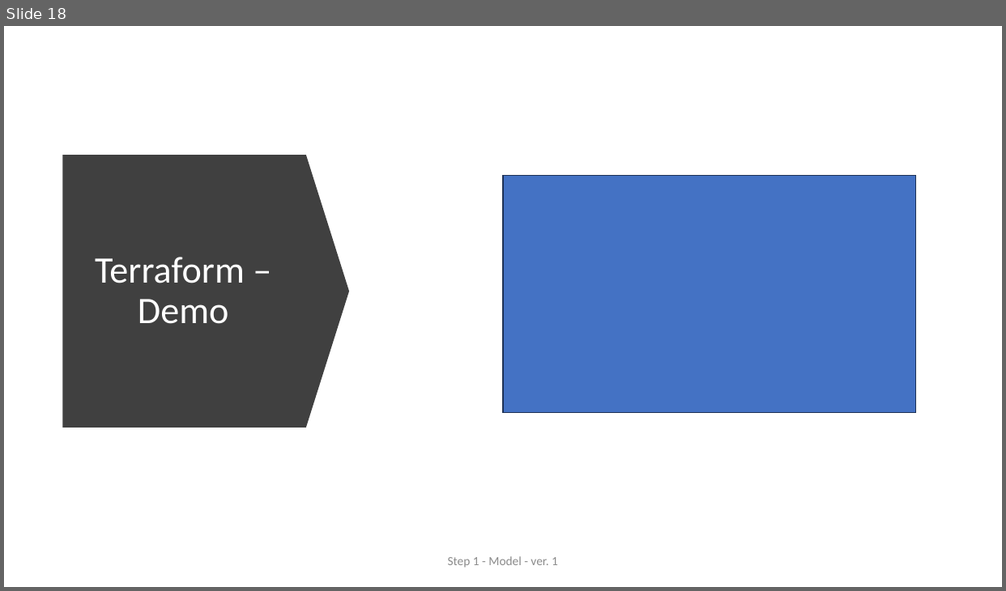
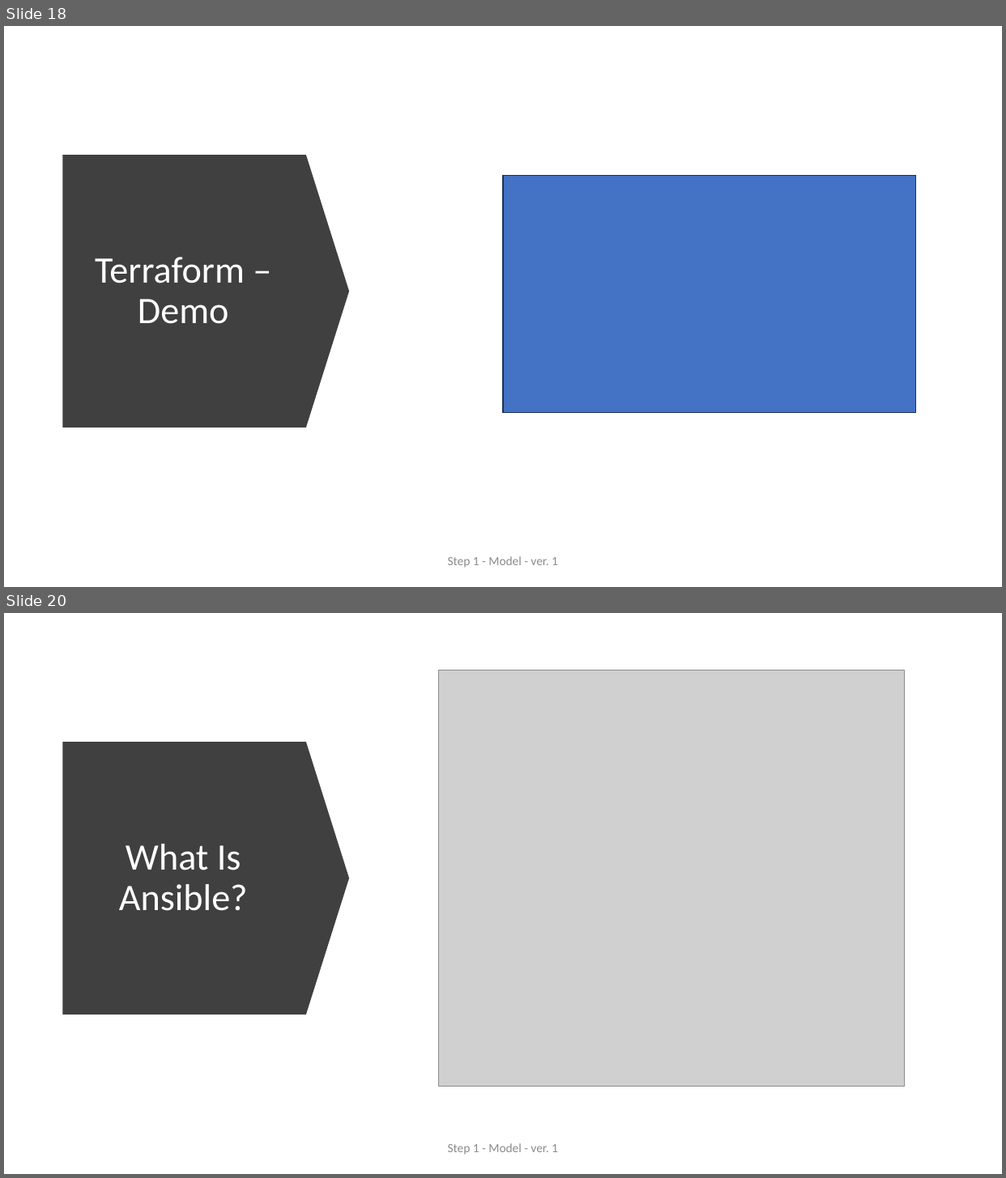
Before and after one commit to ext4dmin/DevOps-Mentorship, a slide deck: Step05-Infrastructure_as_a_Code_presentation.pptx. Shown one above the other, each under a label of ours: slide 18 before the commit, slides 18 and 20 after it; the slides between them are not shown. The pictures are 1006x591 and 1006x1178 pixels, drawn with LibreOffice and Linux fonts; fonts in the diff are those of the drawing; grey boxes stand for pictures. Boxes give left, top, right and bottom in pixels: in the first picture for what was removed or moved away, otherwise in the second. Text is boxed around its words. In the diff, an @@ line names an element or a change of style, - is before the commit and + after.

Commit message:
Step 5. IaC: - To Review

```diff
--- a/Step05-Infrastructure_as_a_Code_presentation.pptx
+++ b/Step05-Infrastructure_as_a_Code_presentation.pptx
@@ slide 20 added at bbox=[4, 613, 1002, 1174], background #FFFFFF @@
@@ picture added at bbox=[439, 670, 905, 1086] @@
@@ down arrow added at bbox=[63, 742, 350, 1015], fill #404040 @@
@@ title added at bbox=[119, 844, 248, 911], 36 pt, text #FFFFFF @@
+What Is Ansible?
@@ text added at bbox=[448, 1144, 558, 1154], 12 pt, text #8C8C8C @@
+Step 1 - Model - ver. 1
```
Also in this commit, not shown: 1 slide changed, 6 other slides added, 2 other files.
